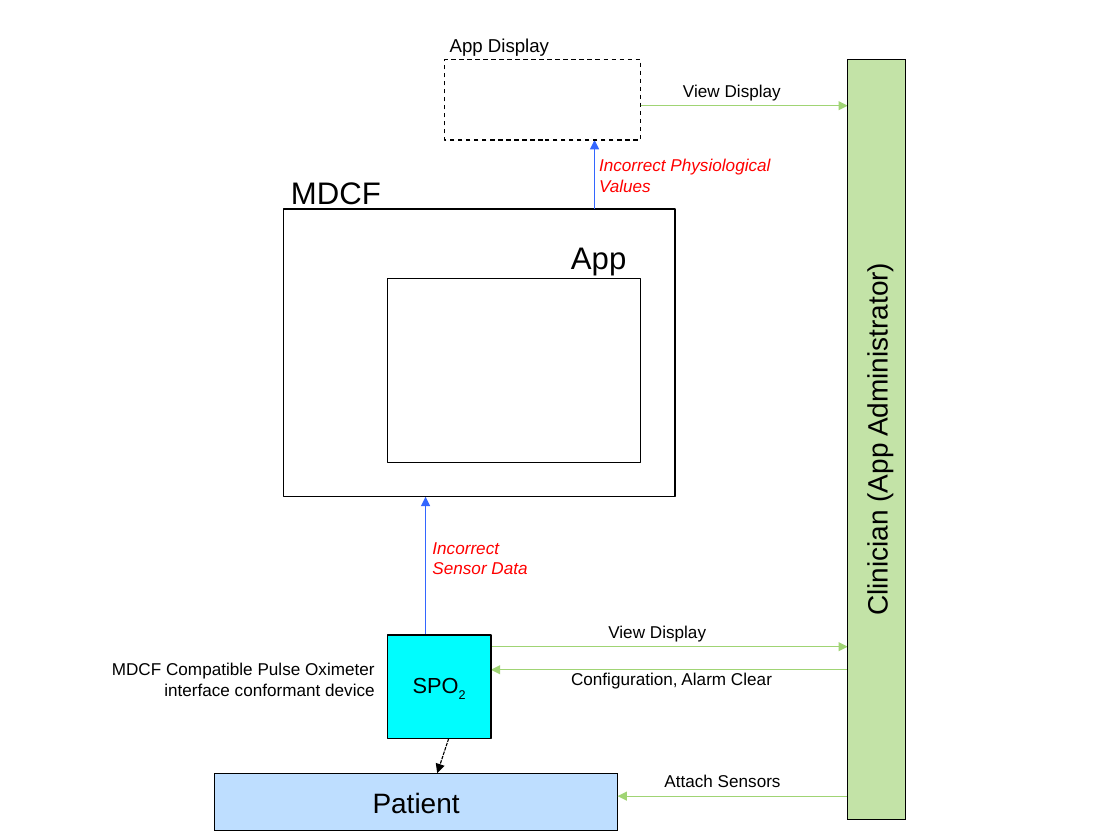
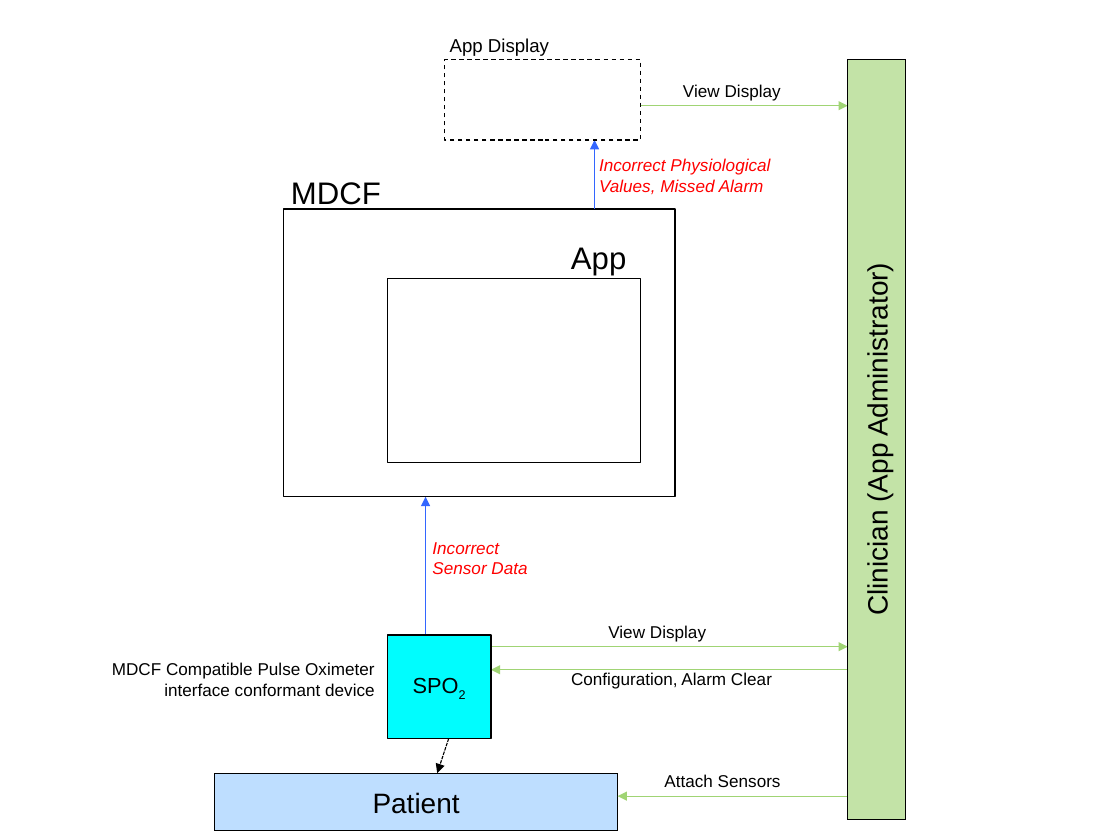
Before and after one commit to santoslab/aadl-translator, a slide deck: slide 2 of mdcf-architect-documentation/src/site/sphinx/_originals/app-overview.pptx. Drawn at 1120x840 pixels with LibreOffice and Linux fonts; fonts in the diff are those of the drawing. Boxes give left, top, right and bottom in pixels: in the first picture for what was removed or moved away, otherwise in the second. Text is boxed around its words. In the diff, an @@ line names an element or a change of style, - is before the commit and + after.

```diff
--- a/mdcf-architect-documentation/src/site/sphinx/_originals/app-overview.pptx
+++ b/mdcf-architect-documentation/src/site/sphinx/_originals/app-overview.pptx
@@ text at box(599, 158, 770, 195): text changed @@
-Incorrect Physiological Values
+Incorrect Physiological Values, Missed Alarm
```
Also in this commit, not shown: 1 other slide changed, 2 slides added, 12 other files.
